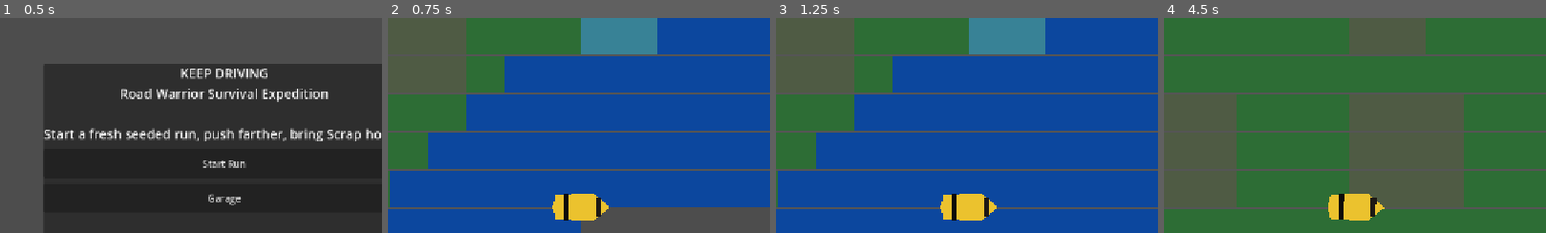
Above: before the commit, frames 1-4 (left to right).
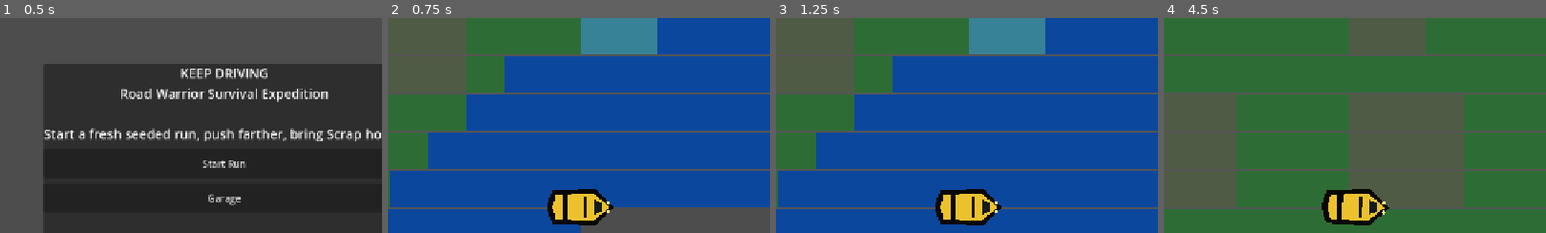
Above: after the commit, the same moments.

Repository: scwlkr/keep-driving
Game: Godot game, scene res://scenes/main.tscn
Same seed, same stepped clock (60 frames per second), same inputs: the game is played once before the commit and once after it.
Inputs:
- Up to frame 1 (0.5 s): no input
- Up to frame 2 (0.75 s): click "Start Run" at 0.5 s
- Up to frame 3 (1.25 s): no input
- Up to frame 4 (4.5 s): click "<" at 1.25 s; click "Restart" at 2 s; click ">" at 2.75 s; click "GAS" at 3.5 s; click "BRK" at 4.25 s
The pictures show only the part of the screen within x 25-75%, y 6-56%; the shares and areas given below are measured in that part.

Frame 1 is identical in both runs. In frame 2, 1.1% of the frame differs, in the area x 41-59%, y 79-97%; in frame 3, 1.1%; in frame 4, 1.2%.

Commit message:
Refine build 04 and 05 silhouettes

Diff:
--- a/scripts/player_vehicle.gd
+++ b/scripts/player_vehicle.gd
@@ -79,6 +79,14 @@
 	return Vector2(z, z)
 
 func _draw() -> void:
+	var outline := PackedVector2Array([
+		Vector2(56, 0),
+		Vector2(24, -31),
+		Vector2(-49, -27),
+		Vector2(-58, 0),
+		Vector2(-49, 27),
+		Vector2(24, 31),
+	])
 	var body := PackedVector2Array([
 		Vector2(48, 0),
 		Vector2(20, -24),
@@ -87,9 +95,20 @@
 		Vector2(-42, 20),
 		Vector2(20, 24),
 	])
+	draw_polygon(outline, PackedColorArray([Color(0.035, 0.03, 0.02)]))
 	draw_polygon(body, PackedColorArray([Color(0.92, 0.76, 0.18)]))
-	draw_line(Vector2(30, -16), Vector2(30, 16), Color(0.12, 0.1, 0.08), 8.0)
-	draw_line(Vector2(-24, -22), Vector2(-24, 22), Color(0.04, 0.04, 0.04), 8.0)
+	draw_polygon(PackedVector2Array([
+		Vector2(22, -13),
+		Vector2(36, -7),
+		Vector2(36, 7),
+		Vector2(22, 13),
+	]), PackedColorArray([Color(0.08, 0.11, 0.12)]))
+	draw_line(Vector2(8, -19), Vector2(8, 19), Color(0.12, 0.1, 0.08), 6.0)
+	draw_line(Vector2(-27, -24), Vector2(-27, 24), Color(0.02, 0.02, 0.018), 9.0)
+	draw_line(Vector2(-4, -26), Vector2(26, -26), Color(0.025, 0.025, 0.022), 7.0)
+	draw_line(Vector2(-4, 26), Vector2(26, 26), Color(0.025, 0.025, 0.022), 7.0)
+	draw_circle(Vector2(47, -8), 3.0, Color(1.0, 0.94, 0.55))
+	draw_circle(Vector2(47, 8), 3.0, Color(1.0, 0.94, 0.55))
 	if dust_intensity > 0.05:
 		var dust_color := Color(0.75, 0.67, 0.49, 0.24 * dust_intensity)
 		draw_circle(Vector2(-56, -16), 18.0 + 12.0 * dust_intensity, dust_color)
--- a/scripts/world_entity.gd
+++ b/scripts/world_entity.gd
@@ -30,27 +30,64 @@
 
 func _draw() -> void:
 	var flash := 0.08 * sin(pulse * 8.0)
+	var outline := Color(0.025, 0.02, 0.018)
 	if kind == "zombie":
-		draw_circle(Vector2.ZERO, radius, Color(0.16 + flash, 0.02, 0.025))
-		draw_circle(Vector2(5, -5), radius * 0.38, Color(0.75, 0.04, 0.05))
+		draw_line(Vector2(-radius * 0.78, -radius * 0.24), Vector2(radius * 0.42, radius * 0.38), outline, 9.0)
+		draw_line(Vector2(-radius * 0.58, radius * 0.6), Vector2(radius * 0.54, -radius * 0.46), outline, 9.0)
+		draw_circle(Vector2.ZERO, radius + 4.0, outline)
+		draw_circle(Vector2.ZERO, radius, Color(0.17 + flash, 0.025, 0.03))
+		draw_circle(Vector2(7, -7), radius * 0.44 + 3.0, outline)
+		draw_circle(Vector2(7, -7), radius * 0.44, Color(0.78, 0.045, 0.055))
+		draw_circle(Vector2(13, -10), 2.4, Color(1.0, 0.85, 0.18))
 	elif kind == "fuel":
+		draw_rect(Rect2(Vector2(-22, -28), Vector2(44, 56)), outline)
 		draw_rect(Rect2(Vector2(-18, -24), Vector2(36, 48)), Color(0.92, 0.12 + flash, 0.04))
 		draw_rect(Rect2(Vector2(-8, -30), Vector2(16, 8)), Color(0.98, 0.85, 0.12))
 	elif kind == "scrap":
+		draw_polygon(PackedVector2Array([Vector2(-29, 14), Vector2(-10, -28), Vector2(28, -16), Vector2(15, 30)]), PackedColorArray([outline]))
 		draw_polygon(PackedVector2Array([Vector2(-24, 12), Vector2(-8, -22), Vector2(22, -12), Vector2(12, 24)]), PackedColorArray([Color(0.76, 0.72, 0.62)]))
 		draw_line(Vector2(-12, 10), Vector2(14, -10), Color(0.2, 0.19, 0.17), 4.0)
 	elif kind == "repair":
+		draw_circle(Vector2.ZERO, radius + 4.0, outline)
 		draw_circle(Vector2.ZERO, radius, Color(0.06, 0.66 + flash, 0.44))
 		draw_rect(Rect2(Vector2(-5, -16), Vector2(10, 32)), Color.WHITE)
 		draw_rect(Rect2(Vector2(-16, -5), Vector2(32, 10)), Color.WHITE)
 	elif kind.begins_with("obstacle_"):
-		var color := Color(0.42, 0.38, 0.32)
-		if weight == "medium":
-			color = Color(0.31, 0.28, 0.25)
-		elif weight == "heavy":
-			color = Color(0.12, 0.12, 0.12)
-		draw_rect(Rect2(Vector2(-radius, -radius * 0.7), Vector2(radius * 2.0, radius * 1.4)), color)
-		draw_line(Vector2(-radius, -radius * 0.7), Vector2(radius, radius * 0.7), Color(0.78, 0.67, 0.3), 5.0)
+		if weight == "light":
+			var crate := Rect2(Vector2(-radius, -radius * 0.7), Vector2(radius * 2.0, radius * 1.4))
+			draw_rect(Rect2(crate.position - Vector2(4, 4), crate.size + Vector2(8, 8)), outline)
+			draw_rect(crate, Color(0.54, 0.42, 0.25))
+			draw_line(Vector2(-radius, -radius * 0.7), Vector2(radius, radius * 0.7), Color(0.88, 0.72, 0.36), 4.0)
+			draw_line(Vector2(-radius, radius * 0.7), Vector2(radius, -radius * 0.7), Color(0.22, 0.16, 0.1), 3.0)
+		elif weight == "medium":
+			var block := Rect2(Vector2(-radius, -radius * 0.62), Vector2(radius * 2.0, radius * 1.24))
+			draw_rect(Rect2(block.position - Vector2(5, 5), block.size + Vector2(10, 10)), outline)
+			draw_rect(block, Color(0.34, 0.33, 0.31))
+			draw_rect(Rect2(Vector2(-radius * 0.75, -radius * 0.36), Vector2(radius * 1.5, radius * 0.72)), Color(0.24, 0.24, 0.23))
+			draw_line(Vector2(-radius * 0.82, -radius * 0.52), Vector2(radius * 0.82, radius * 0.52), Color(0.92, 0.68, 0.18), 5.0)
+		else:
+			var heavy_outline := PackedVector2Array([
+				Vector2(-radius - 5, -radius * 0.22),
+				Vector2(-radius * 0.5, -radius * 0.78),
+				Vector2(radius * 0.2, -radius * 0.86),
+				Vector2(radius + 6, -radius * 0.38),
+				Vector2(radius * 0.82, radius * 0.56),
+				Vector2(radius * 0.08, radius * 0.88),
+				Vector2(-radius * 0.72, radius * 0.58),
+			])
+			var heavy_body := PackedVector2Array([
+				Vector2(-radius, -radius * 0.16),
+				Vector2(-radius * 0.46, -radius * 0.66),
+				Vector2(radius * 0.18, -radius * 0.72),
+				Vector2(radius, -radius * 0.3),
+				Vector2(radius * 0.72, radius * 0.44),
+				Vector2(radius * 0.06, radius * 0.72),
+				Vector2(-radius * 0.62, radius * 0.48),
+			])
+			draw_polygon(heavy_outline, PackedColorArray([outline]))
+			draw_polygon(heavy_body, PackedColorArray([Color(0.13, 0.13, 0.125)]))
+			draw_line(Vector2(-radius * 0.48, -radius * 0.34), Vector2(radius * 0.62, radius * 0.3), Color(0.9, 0.58, 0.12), 6.0)
+			draw_line(Vector2(-radius * 0.12, radius * 0.42), Vector2(radius * 0.42, -radius * 0.48), Color(0.28, 0.27, 0.25), 5.0)
 	else:
 		draw_circle(Vector2.ZERO, radius, Color.MAGENTA)
 
Not shown, changed: .scratch/keep-driving-v0/issues/build-04-vehicle-camera-and-mobile-controls.md
Not shown, changed: .scratch/keep-driving-v0/issues/build-05-combat-hazards-and-pursuit-pressure.md
